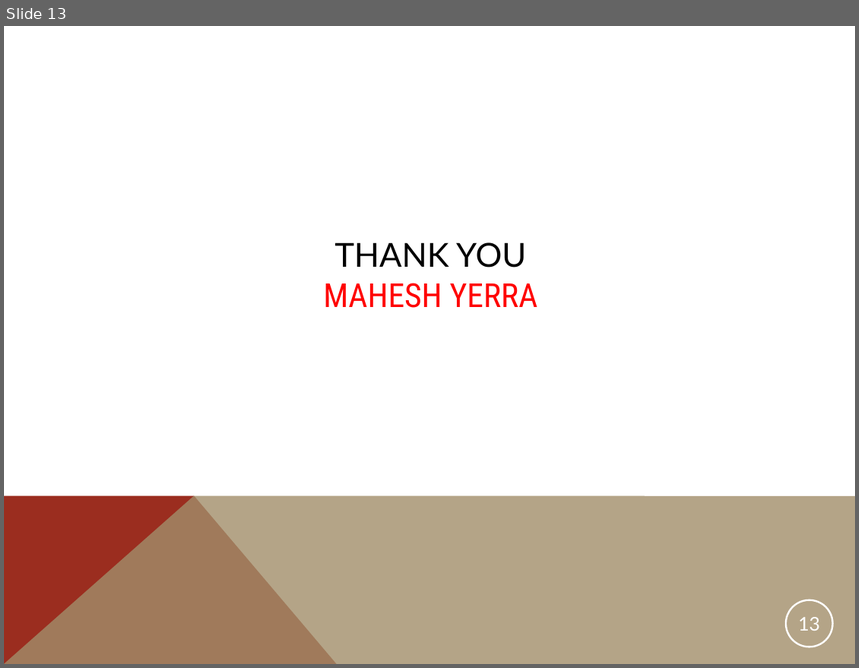
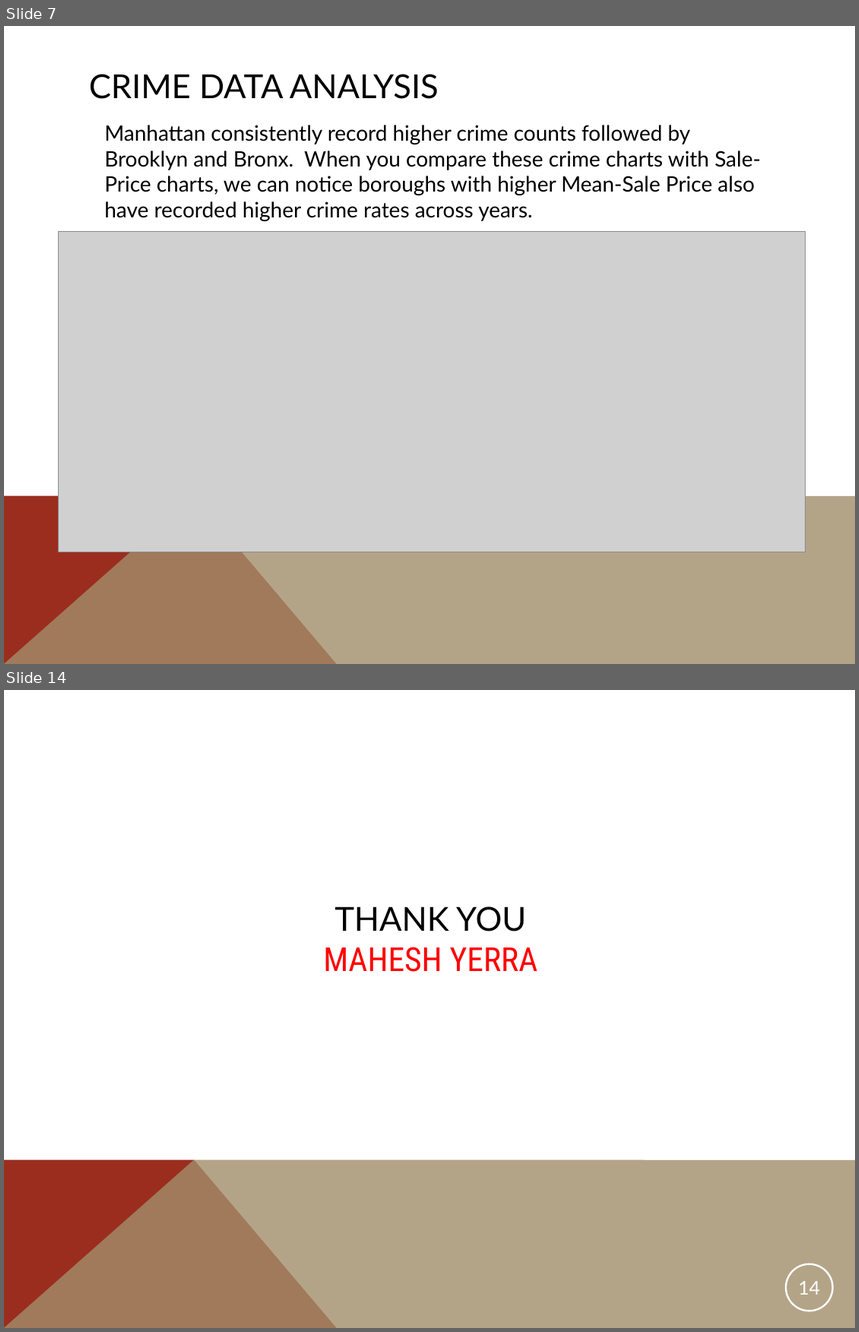
Before and after one commit to yerraeee/mY_SpringBoard, a slide deck: Capstone1_House_Price_Prediction/my_CapStone1_House_Price_Prediction_Presentation.ppt. Shown one above the other, each under a label of ours: slide 13 before the commit, slides 7 and 14 after it; the slides between them are not shown. The pictures are 859x668 and 859x1332 pixels, drawn with LibreOffice and Linux fonts; fonts in the diff are those of the drawing; grey boxes stand for pictures. Boxes give left, top, right and bottom in pixels: in the first picture for what was removed or moved away, otherwise in the second. Text is boxed around its words. In the diff, an @@ line names an element or a change of style, - is before the commit and + after.

```diff
--- a/Capstone1_House_Price_Prediction/my_CapStone1_House_Price_Prediction_Presentation.ppt
+++ b/Capstone1_House_Price_Prediction/my_CapStone1_House_Price_Prediction_Presentation.ppt
@@ slide 7 added at box(4, 26, 855, 664), background #FFFFFF; not listed: 2 template elements that a slide beside it also shows @@
@@ title added at box(89, 74, 439, 99), 28 pt, text #000000 @@
+CRIME DATA ANALYSIS
@@ text added at box(104, 125, 761, 221), 18 pt, text #000000 @@
+Manhattan consistently record higher crime counts followed by Brooklyn and Bronx. When you compare these crime charts with Sale-Price charts, we can notice boroughs with higher Mean-Sale Price also have recorded higher crime rates across years.
@@ picture added at box(59, 232, 805, 553) @@
@@ what was slide 13 is now slide 14 @@
@@ page number at box(798, 1281, 820, 1295): text changed @@
-13
+14
```
Also in this commit, not shown: 6 slides changed, 2 other slides added, 2 slides removed, 2 other files.
